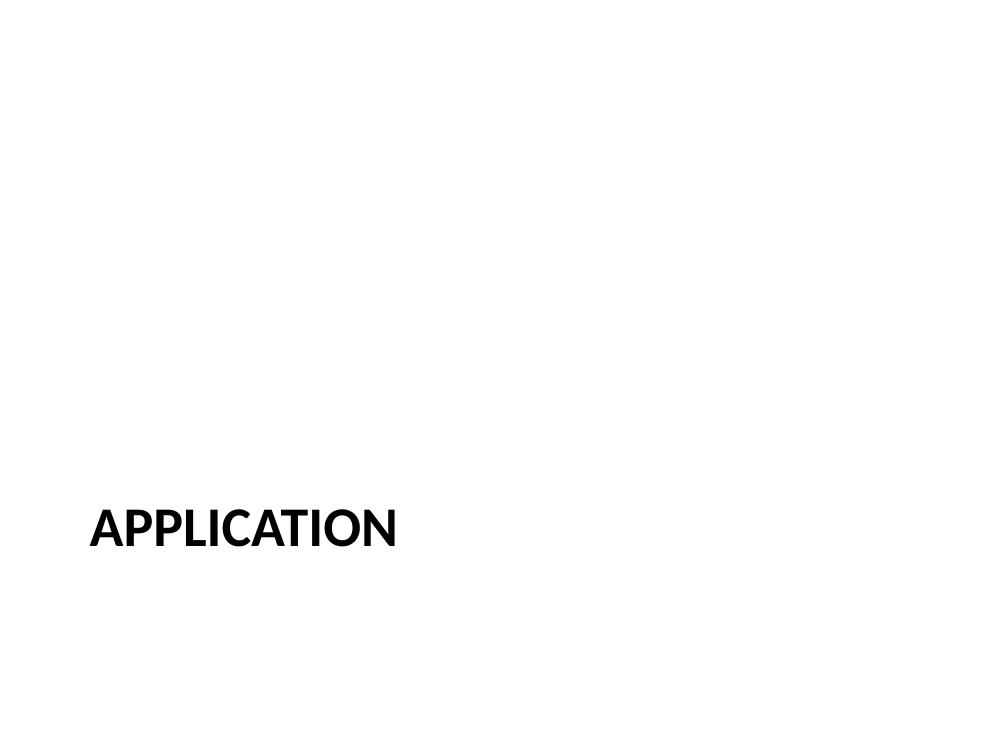
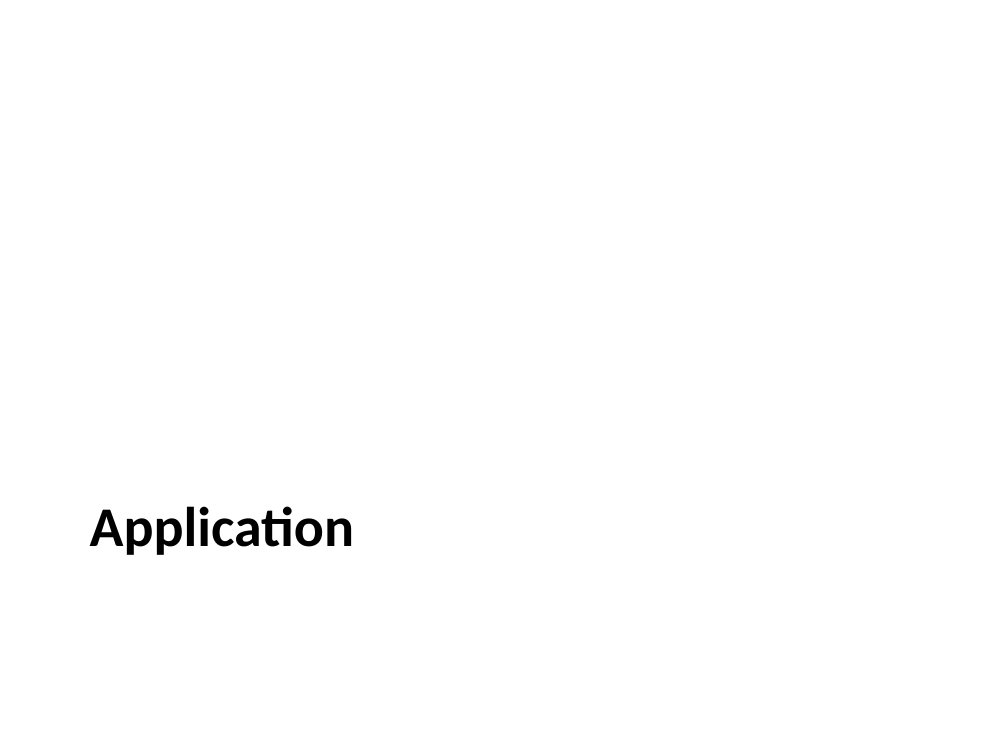
Before and after one commit to mazzas/School, a slide deck: slide 22 of SE4910/Project/Neural Network Toolbox.ppt. Drawn at 1008x756 pixels with LibreOffice and Linux fonts; fonts in the diff are those of the drawing. Boxes give left, top, right and bottom in pixels: in the first picture for what was removed or moved away, otherwise in the second. Text is boxed around its words. In the diff, an @@ line names an element or a change of style, - is before the commit and + after.

```diff
--- a/SE4910/Project/Neural Network Toolbox.ppt
+++ b/SE4910/Project/Neural Network Toolbox.ppt
@@ title at (x1=90, y1=506, x2=354, y2=555): text changed @@
-APPLICATION
+Application
```
Also in this commit, not shown: 6 other slides changed, 3 slides added, 3 slides removed.
